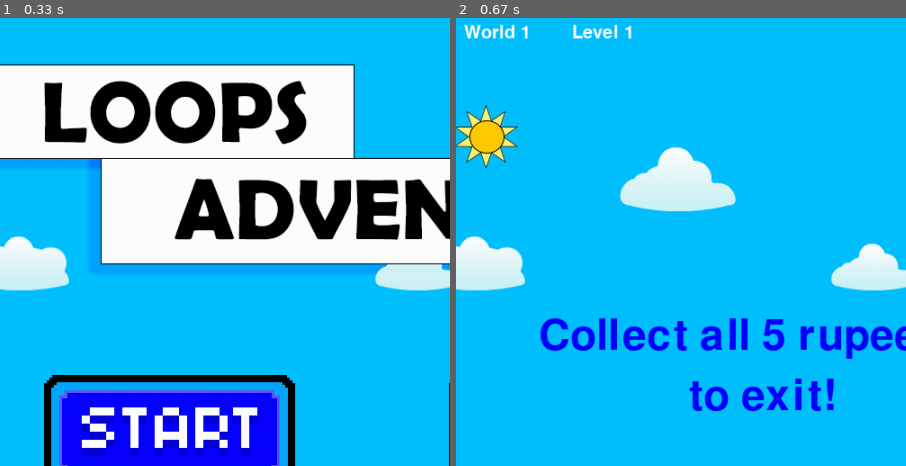
Above: before the commit, frames 1-2 (left to right).
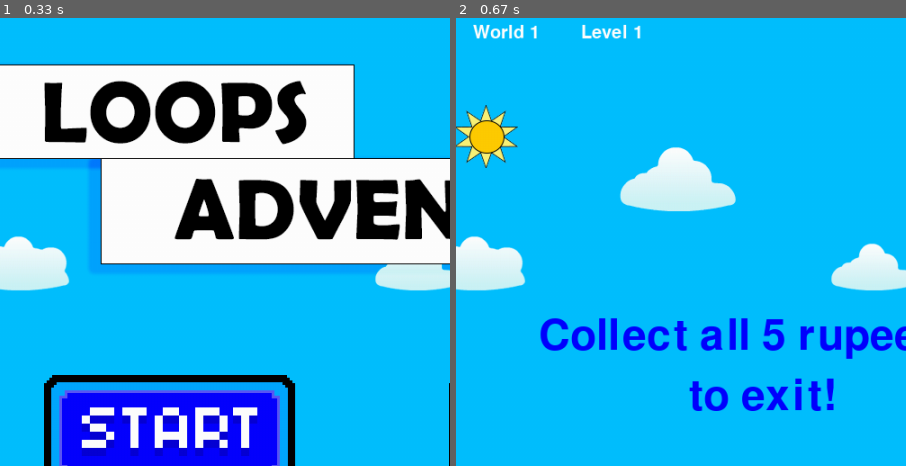
Above: after the commit, the same moments.

Repository: Jhoser92/Pygame_Final_Project
Game: pygame game, started from Pygame.py
Same seed, same stepped clock (60 frames per second), same inputs: the game is played once before the commit and once after it.
Inputs (mouse positions are % of the whole screen's width and height, from its top left):
- Up to frame 1 (0.33 s): no input
- Up to frame 2 (0.67 s): click (29, 46) at 0.38 s
The pictures show only the part of the screen within x 10-60%, y 0-50%; the shares and areas given below are measured in that part.

Frame 1 is identical in both runs. In frame 2, 0.7% of the frame differs, in the area x 1-42%, y 1-5%.

Commit message:
Update Pygame.py

Diff:
--- a/Pygame.py
+++ b/Pygame.py
@@ -235,7 +235,7 @@
                 game_over = -1
                 gameover_fx.play()
 
-            # Check for collision with exit.
+            # Check for collision with exit and check if rupees have been collected to exit.
             if score >= exit_score:
                 if pygame.sprite.spritecollide(self, exit_group, False):
                     game_over = 1
@@ -515,8 +515,8 @@
                 rupee_fx.play()
             # Overhead display text.
             draw_text(' x ' + str(score), font_score, white, tile_size - 10, 10)
-            draw_text('Level ' + str(level), font_score, white, tile_size + 180, 10)
-            draw_text('World ' + str(worldnum), font_score, white, tile_size + 60, 10)
+            draw_text('Level ' + str(level), font_score, white, tile_size + 190, 10)
+            draw_text('World ' + str(worldnum), font_score, white, tile_size + 70, 10)
             # Set the world numbers depending on level.
             if level >= 6 and level <=10:
                 worldnum = 2
@@ -547,8 +547,9 @@
         if game_over == 1:
             # Reset game and go to next level.
             level += 1
+            # Update exit requirement.
             exit_score += 5
-            # Change backgrounds depending on levels.
+            # Change backgrounds depending on level.
             if level >= 6 and level <= 10:
                 bg_img = pygame.image.load('img/world2/forest.png')
             elif level >= 11 and level <= 15:
@@ -568,6 +569,7 @@
                     world = reset_level(level)
                     game_over = 0
                     score = 0
+                    # Update exit requirement.
                     exit_score = 5
                     # Change background back to sky.
                     if level == 1:
